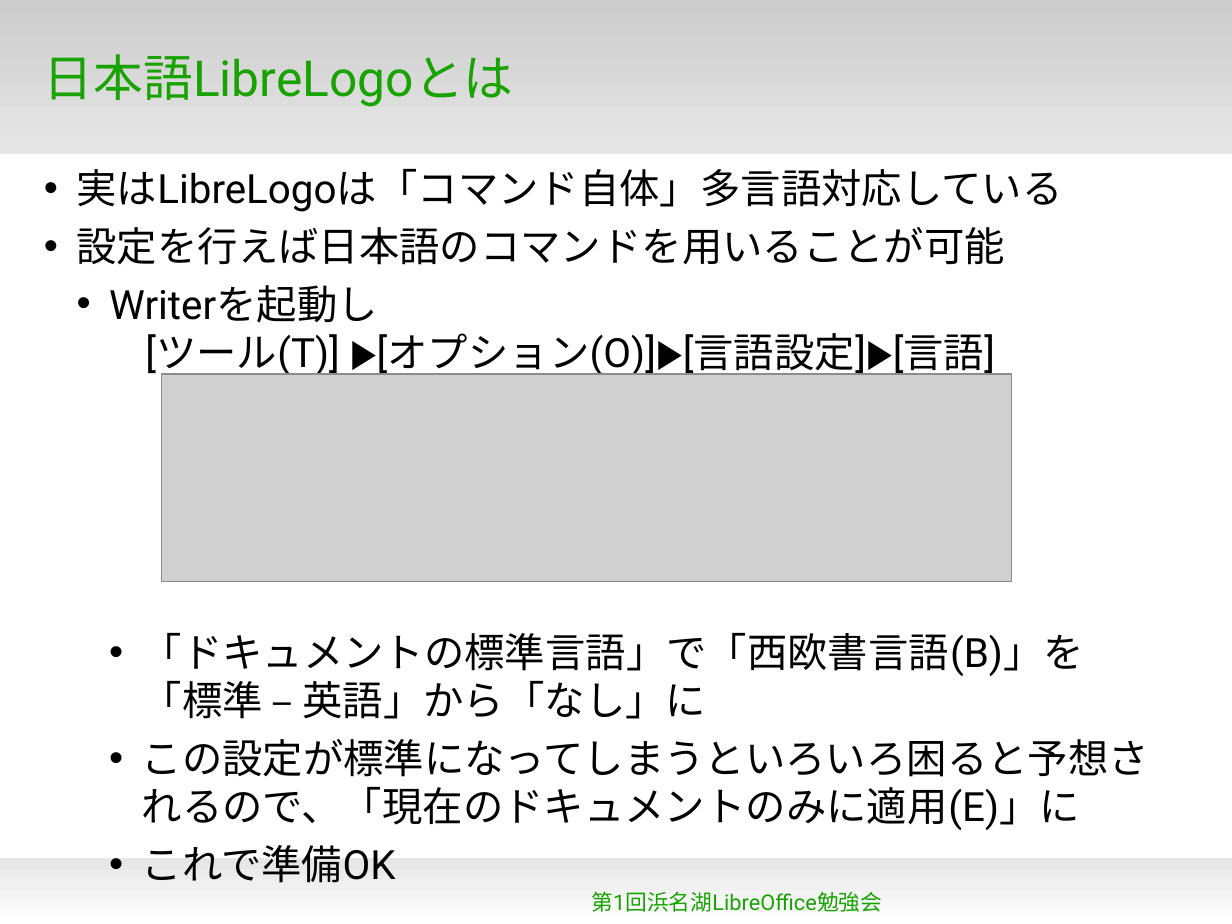
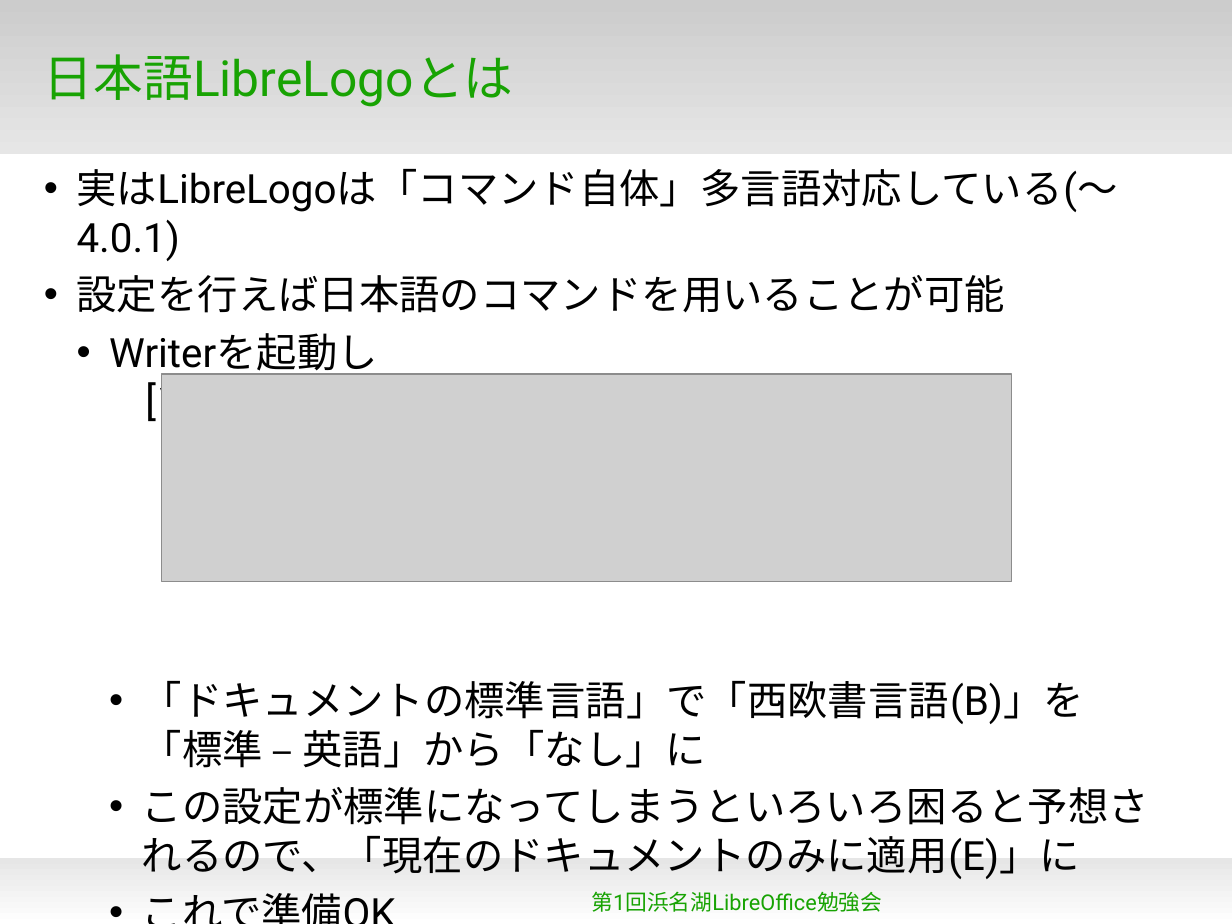
Before and after one commit to naruoga/KantoLibreOffice, a slide deck: slide 6 of Apr2013/LibreLogo.odp. Drawn at 1232x924 pixels with LibreOffice and Linux fonts; fonts in the diff are those of the drawing; grey boxes stand for pictures; background and template pictures are left out. Boxes give left, top, right and bottom in pixels: in the first picture for what was removed or moved away, otherwise in the second. Text is boxed around its words. In the diff, an @@ line names an element or a change of style, - is before the commit and + after.

```diff
--- a/Apr2013/LibreLogo.odp
+++ b/Apr2013/LibreLogo.odp
@@ text at (77, 169, 1118, 261): text changed @@
-• 実はLibreLogoは「コマンド自体」多言語対応している
+• 実はLibreLogoは「コマンド自体」多言語対応している(〜4.0.1)
```
Also in this commit, not shown: 5 other slides changed.
